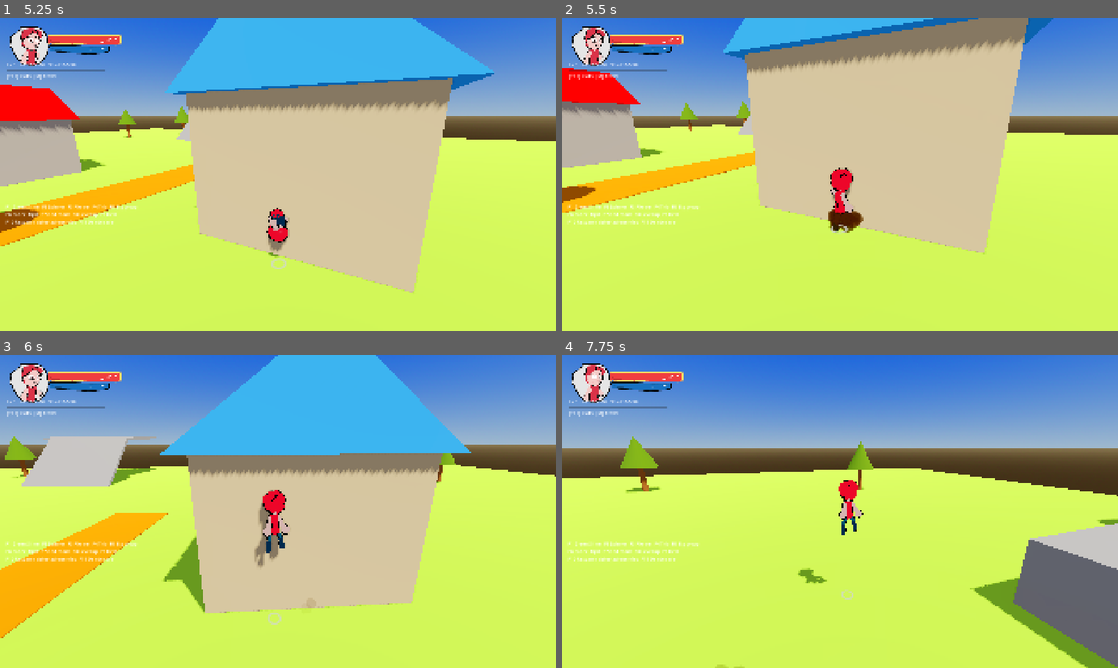
Above: before the commit, frames 1-4 (two rows, left to right).
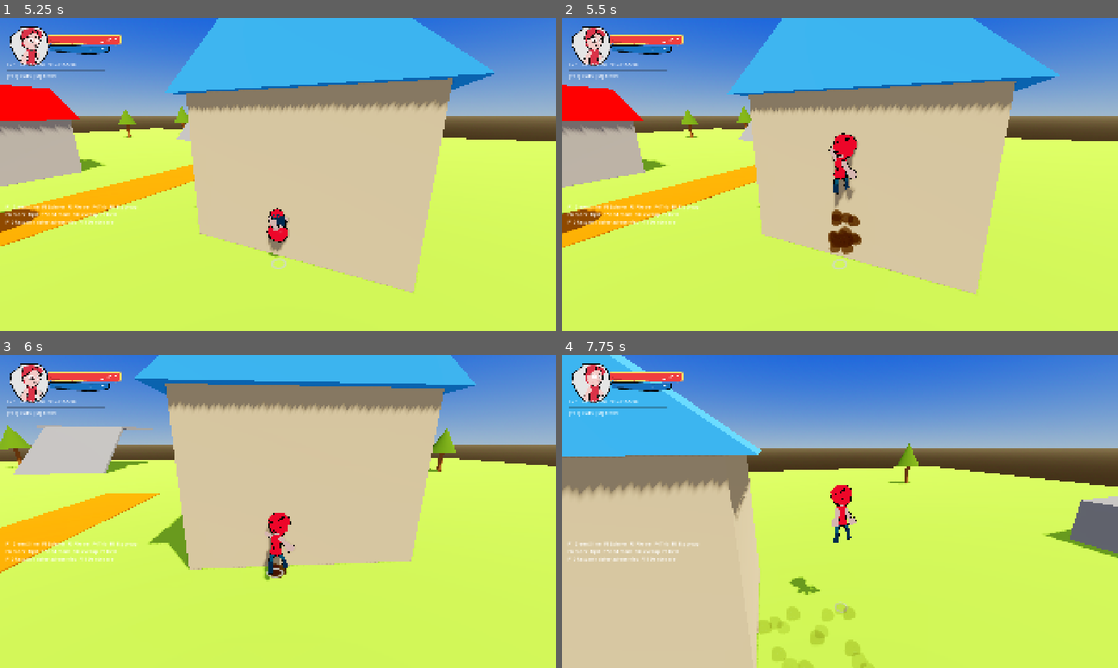
Above: after the commit, the same moments.

Repository: doggoanim/Krits
Game: Godot game, scene res://ui/main_menu.tscn
Same seed, same stepped clock (60 frames per second), same inputs: the game is played once before the commit and once after it.
Inputs (mouse positions are in pixels of both pictures, inside the frame that each line leads up to):
- Up to frame 1 (5.25 s): click "New Game" at 0.5 s; tap Enter at 1.25 s; move the mouse to (305, 174) at 1.27 s; hold W (move_forward) from 1.28 s (still down); tap Space (jump) at 1.35, 1.52, 1.82, 2.27, 2.3, 2.57, 3.05, 3.77, 3.8, 4.07, 4.35, 4.52, 4.82 s; move the mouse to (250, 174) at 2.02 s; tap Ctrl (crouch_pound) at 2.1, 5.1 s; move the mouse to (289, 168) at 2.77 s; tap E (interact) at 2.85 s; move the mouse to (272, 180) at 3.52 s; tap Shift (roll_dive) at 3.6 s; move the mouse to (316, 177) at 4.27 s; move the mouse to (233, 171) at 5.02 s
- Up to frame 2 (5.5 s): keep holding W (move_forward); tap Space (jump) at 5.27, 5.3 s
- Up to frame 3 (6 s): keep holding W (move_forward); tap Space (jump) at 5.57 s; move the mouse to (283, 511) at 5.77 s; tap E (interact) at 5.85 s
- Up to frame 4 (7.75 s): tap Space (jump) at 6.05, 6.77, 6.8, 7.07, 7.35, 7.52 s; move the mouse to (817, 505) at 6.52 s; release W (move_forward) at 6.53 s; hold D (move_right) 6.53-7.28 s; tap Shift (roll_dive) at 6.6 s; move the mouse to (867, 511) at 7.27 s; hold W (move_forward) from 7.28 s (still down)

Frame 1 is identical in both runs. In frame 2, 28% of the frame differs, in the area x 0-100%, y 0-89%; in frame 3, 36%; in frame 4, 41%, in the area x 0-100%, y 0-100%.

Commit message:
Fix jump sometimes not actually leaving the ground
Root cause of the "effects/sound play but you don't move" jump bug:
AirState transitioned back to Ground the instant is_on_floor() was true,
but move_and_slide() can report a same-frame false-positive floor touch
(resolving the body's resting overlap) on the very first Air frame, even
while velocity.y is still clearly positive. That sent the state back to
Ground, whose own -1.0 floor-hug bias stomped the jump's velocity before
Air reclaimed the state the next frame — a Ground/Air flicker that
cancelled the jump outright. The existing floor_snap_length fix
(_update_floor_snap()) only covered the auto re-snap case, not this
distinct contact-based false positive.

Fixed by only treating is_on_floor() as a real landing when velocity.y is
also <= 0 (actually falling). Also removes the now-resolved [JumpDebug]
diagnostic prints this bug hunt had left in place.

Diff:
--- a/player/player.gd
+++ b/player/player.gd
@@ -159,8 +159,6 @@
 	coyote = config.coyote_time if is_on_floor() else maxf(0.0, coyote - delta)
 	if Input.is_action_just_pressed(&"jump"):
 		jump_buffer_t = config.jump_buffer
-		print("[JumpDebug] jump pressed | state=%s on_floor=%s coyote=%.3f slimed=%s" \
-			% [machine.current_name, is_on_floor(), coyote, is_slimed()])
 	else:
 		jump_buffer_t = maxf(0.0, jump_buffer_t - delta)
 	invuln = maxf(0.0, invuln - delta)
--- a/player/states/air_state.gd
+++ b/player/states/air_state.gd
@@ -1,22 +1,16 @@
 class_name AirState
 extends PlayerState
-
-var _diag_frames := 0   ## TEMP: see physics_update()'s print block, for the "jump sometimes
-						 ## doesn't actually move you up" bug — remove once it's found
 
 func enter(_prev: StringName, _msg: Dictionary = {}) -> void:
 	if player.can_stand():
 		player.set_crouching(false)
-	_diag_frames = 3
 
 func physics_update(delta: float) -> void:
 	var p := player
 	var c := p.config
-	if p.jump_buffer_t > 0.0:
-		if p.coyote > 0.0:
-			p.start_jump(c.jump_velocity)
-			return
-		print("[JumpDebug] Air jump suppressed: coyote window expired")
+	if p.jump_buffer_t > 0.0 and p.coyote > 0.0:
+		p.start_jump(c.jump_velocity)
+		return
 	if Input.is_action_just_pressed(&"roll_dive") and p.can_dive:
 		machine.transition_to(&"Dive")
 		return
@@ -36,19 +30,20 @@
 		var input := p.input_dir()
 		if input.length() > 0.1:
 			p.face(input, delta)
-	var _diag := _diag_frames > 0
-	if _diag:
-		print("[JumpDebug] Air frame | vel.y before gravity=%.3f on_floor(stale)=%s" % [p.velocity.y, p.is_on_floor()])
 	p.apply_gravity(delta)
-	if _diag:
-		print("[JumpDebug] Air frame | vel.y after gravity=%.3f" % p.velocity.y)
 	# A wall-bounce collision pose protects itself via play_hold — this call
 	# is simply ignored for the moment and takes back over once it expires.
 	p.visual.play(p.visual.jump_start_anim() if p.velocity.y > c.fall_pose_velocity else PlayerVisual.ANIM_FALLING)
 	p.move_and_slide()
-	if _diag:
-		print("[JumpDebug] Air frame | vel.y after move_and_slide=%.3f on_floor=%s global_y=%.3f" \
-			% [p.velocity.y, p.is_on_floor(), p.global_position.y])
-		_diag_frames -= 1
-	if p.is_on_floor():
+	# velocity.y <= 0.0 matters here, not just is_on_floor(): right as a jump
+	# starts, move_and_slide() can report a same-frame false-positive floor
+	# touch resolving the body's resting overlap, even while it's already
+	# moving up — same underlying quirk _update_floor_snap() exists for, just
+	# a case that floor_snap_length alone doesn't cover. Without this guard,
+	# that false positive sent the state back to Ground, whose own -1.0
+	# floor-hug bias stomped the jump's velocity before Air could reclaim it
+	# the very next frame — the jump's effects/sound played but it never
+	# actually left the ground. Only treat it as a real landing while
+	# actually falling.
+	if p.is_on_floor() and p.velocity.y <= 0.0:
 		machine.transition_to(&"Ground")
